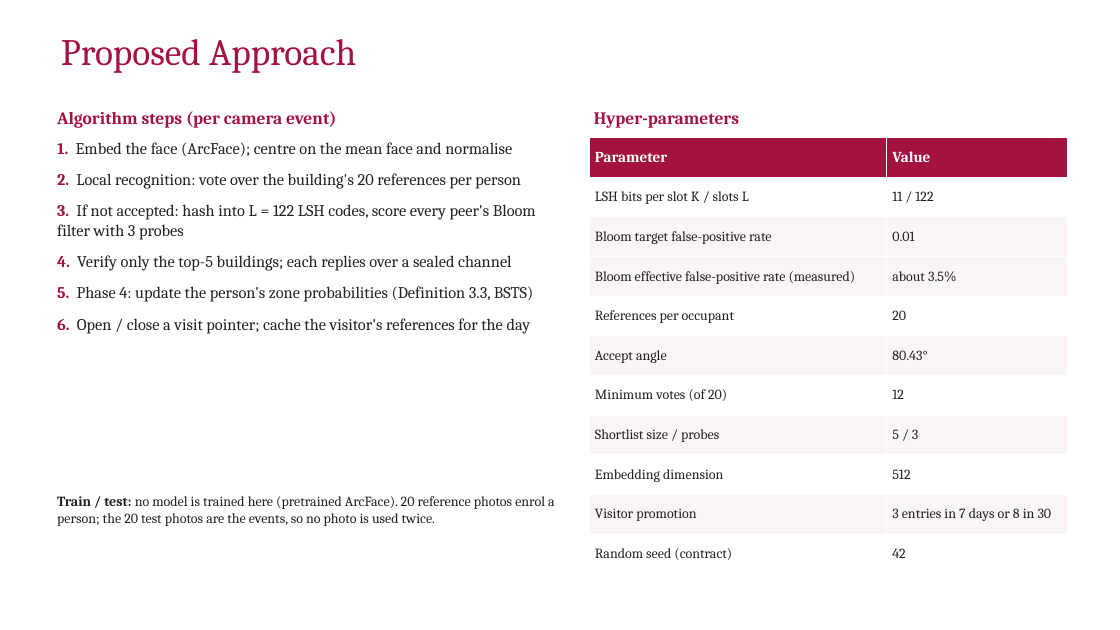
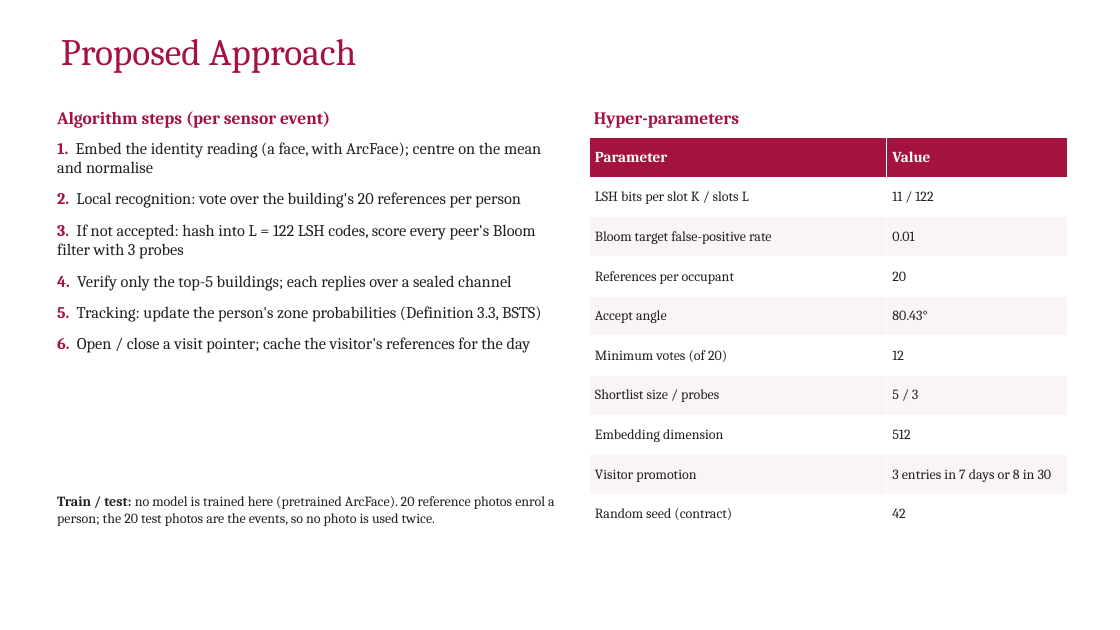
Before and after one commit to yadhu-vipin/Occupant_Tracking_v2, a slide deck: slide 10 of final_review/S7_Final_Review_Group_C3.pptx. Drawn at 1120x630 pixels with LibreOffice and Linux fonts; fonts in the diff are those of the drawing; background and template pictures are left out. Boxes give left, top, right and bottom in pixels: in the first picture for what was removed or moved away, otherwise in the second. Text is boxed around its words. In the diff, an @@ line names an element or a change of style, - is before the commit and + after.

Commit message:
docs: deck slides 10-30 follow the same rules (sensor-neutral, no class-teacher wording, no result values before the results slides); new results slide for explanations and Bloom filters

```diff
--- a/final_review/S7_Final_Review_Group_C3.pptx
+++ b/final_review/S7_Final_Review_Group_C3.pptx
@@ text at (x1=57, y1=111, x2=330, y2=128): text changed @@
-Algorithm steps (per camera event)
+Algorithm steps (per sensor event)
@@ text at (x1=57, y1=142, x2=541, y2=173): text changed @@
-1. Embed the face (ArcFace); centre on the mean face and normalise
+1. Embed the identity reading (a face, with ArcFace); centre on the mean and normalise
@@ table at (x1=589, y1=138, x2=1067, y2=534) @@
-row 4: Bloom effective false-positive rate (measured) | about 3.5%
@@ text at (x1=57, y1=306, x2=541, y2=322): text changed @@
-5. Phase 4: update the person's zone probabilities (Definition 3.3, BSTS)
+5. Tracking: update the person's zone probabilities (Definition 3.3, BSTS)
```
Also in this commit, not shown: 8 other slides changed, 1 slide added.
